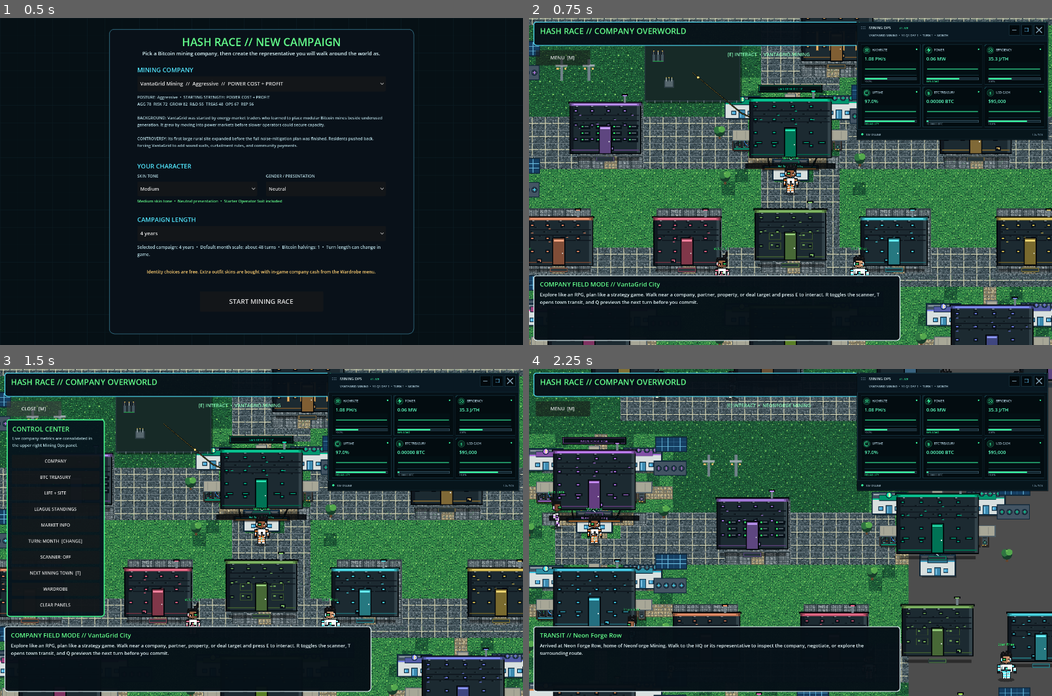
Above: before the commit, frames 1-4 (two rows, left to right).
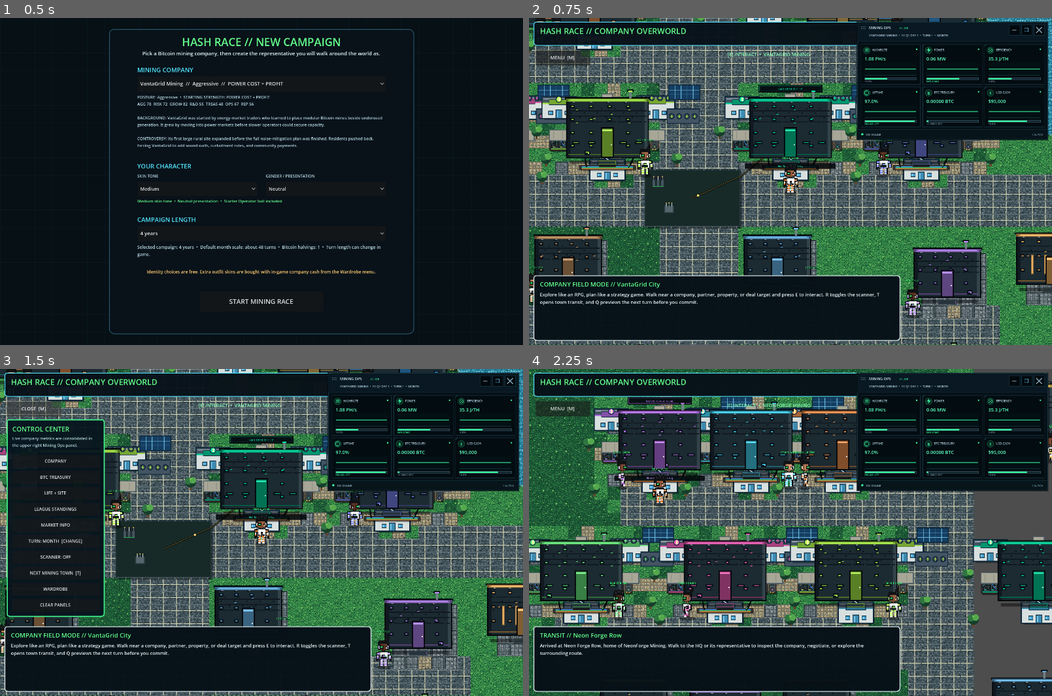
Above: after the commit, the same moments.

Repository: 1freetech/HashRace
Game: Godot game, scene res://scenes/campaign_setup.tscn
Two runs of this game, one before a commit and one after it. Both use one fixed random seed, a clock stepped at 60 frames per second and the inputs below.
Inputs:
- Up to frame 1 (0.5 s): no input
- Up to frame 2 (0.75 s): click "START MINING RACE" at 0.5 s
- Up to frame 3 (1.5 s): click "MENU [M]" at 1.25 s
- Up to frame 4 (2.25 s): click "NEXT MINING TOWN [T]" at 2 s

Frame 1 is identical in both runs. In frame 2, 53% of the frame differs, in the area x 0-100%, y 0-100%; in frame 3, 45%; in frame 4, 55%.

Commit message:
Fix overworld buildings to roadside parcels

Diff:
--- a/Godot/scripts/building_placer.gd
+++ b/Godot/scripts/building_placer.gd
@@ -1,40 +1,58 @@
 extends RefCounted
 class_name HashRaceBuildingPlacer
 
-# Keeps large interactive buildings visually separated inside the existing
-# 3000x1900 world. Representatives are positioned by the world controller so
-# they remain attached to their owning company after the building is moved.
+# Roadside placement contract for the live 3000x1900 overworld.
+# Interactive buildings are snapped to parcels beside the road network instead
+# of being centered on asphalt. Positions stay on the 48 px world grid so the
+# building footprints, lots, navigation and pixel-art roads share one geometry.
 
-const MIN_TARGET_SPACING: float = 360.0
+const WorldScale = preload("res://scripts/world_scale_rules.gd")
 
-const PLAYER_HQ := Vector2(1500.0, 980.0)
-const MACHINE_MARKET := Vector2(820.0, 980.0)
-const POWER_OFFICE := Vector2(2180.0, 980.0)
-const BANK := Vector2(1670.0, 640.0)
-const LAND_MARKET := Vector2(1500.0, 1370.0)
+const MIN_TARGET_SPACING: float = 300.0
+
+# These rectangles mirror the TILE_ROAD brush geometry in world_gbc.gd.
+const ROAD_RECTS: Array[Rect2] = [
+    Rect2(96.0, 912.0, 2904.0, 192.0),
+    Rect2(1392.0, 336.0, 288.0, 1564.0),
+    Rect2(336.0, 432.0, 2304.0, 144.0),
+    Rect2(336.0, 1392.0, 2304.0, 144.0)
+]
+
+const WATER_RECTS: Array[Rect2] = [
+    Rect2(0.0, 1776.0, 3000.0, 124.0),
+    Rect2(2592.0, 0.0, 408.0, 768.0)
+]
+
+# The player begins in a central roadside district. All four public services and
+# every partner/rival site use the same curb-side parcel logic.
+const PLAYER_HQ := Vector2(1872.0, 768.0)
+const MACHINE_MARKET := Vector2(720.0, 1296.0)
+const POWER_OFFICE := Vector2(2064.0, 288.0)
+const BANK := Vector2(2832.0, 1248.0)
+const LAND_MARKET := Vector2(2400.0, 1680.0)
 
 const PARTNER_POSITIONS: Array[Vector2] = [
-    Vector2(350.0, 360.0),
-    Vector2(875.0, 360.0),
-    Vector2(1400.0, 360.0),
-    Vector2(1925.0, 360.0),
-    Vector2(2450.0, 360.0),
-    Vector2(650.0, 1390.0),
-    Vector2(1120.0, 1390.0),
-    Vector2(1880.0, 1390.0),
-    Vector2(2380.0, 1390.0)
+    Vector2(384.0, 1248.0),
+    Vector2(1056.0, 1248.0),
+    Vector2(1824.0, 1248.0),
+    Vector2(2448.0, 1296.0),
+    Vector2(192.0, 1680.0),
+    Vector2(720.0, 1680.0),
+    Vector2(1248.0, 1680.0),
+    Vector2(1968.0, 1680.0),
+    Vector2(2832.0, 1680.0)
 ]
 
 const RIVAL_POSITIONS: Array[Vector2] = [
-    Vector2(240.0, 820.0),
-    Vector2(240.0, 1250.0),
-    Vector2(240.0, 1680.0),
-    Vector2(2760.0, 820.0),
-    Vector2(2760.0, 1250.0),
-    Vector2(2760.0, 1680.0),
-    Vector2(760.0, 1740.0),
-    Vector2(1500.0, 1740.0),
-    Vector2(2240.0, 1740.0)
+    Vector2(480.0, 288.0),
+    Vector2(816.0, 288.0),
+    Vector2(1152.0, 288.0),
+    Vector2(1776.0, 192.0),
+    Vector2(2400.0, 288.0),
+    Vector2(192.0, 768.0),
+    Vector2(720.0, 768.0),
+    Vector2(1200.0, 768.0),
+    Vector2(2352.0, 768.0)
 ]
 
 static func desired_position(entity: Dictionary) -> Vector2:
@@ -76,3 +94,37 @@
         for j in range(i + 1, positions.size()):
             minimum = minf(minimum, positions[i].distance_to(positions[j]))
     return minimum
+
+static func road_overlap_count(entities: Array) -> int:
+    var overlaps: int = 0
+    for raw_entity in entities:
+        var entity: Dictionary = raw_entity
+        var kind: String = String(entity.get("kind", ""))
+        if not WorldScale.is_building_kind(kind):
+            continue
+        var rect: Rect2 = WorldScale.collision_rect(kind, entity.get("pos", Vector2.ZERO))
+        for road in ROAD_RECTS:
+            if rect.intersects(road, true):
+                overlaps += 1
+                break
+    return overlaps
+
+static func water_overlap_count(entities: Array) -> int:
+    var overlaps: int = 0
+    for raw_entity in entities:
+        var entity: Dictionary = raw_entity
+        var kind: String = String(entity.get("kind", ""))
+        if not WorldScale.is_building_kind(kind):
+            continue
+        var rect: Rect2 = WorldScale.collision_rect(kind, entity.get("pos", Vector2.ZERO))
+        for water in WATER_RECTS:
+            if rect.intersects(water, true):
+                overlaps += 1
+                break
+    return overlaps
+
+static func all_buildings_clear_of_roads(entities: Array) -> bool:
+    return road_overlap_count(entities) == 0
+
+static func all_buildings_clear_of_water(entities: Array) -> bool:
+    return water_overlap_count(entities) == 0
